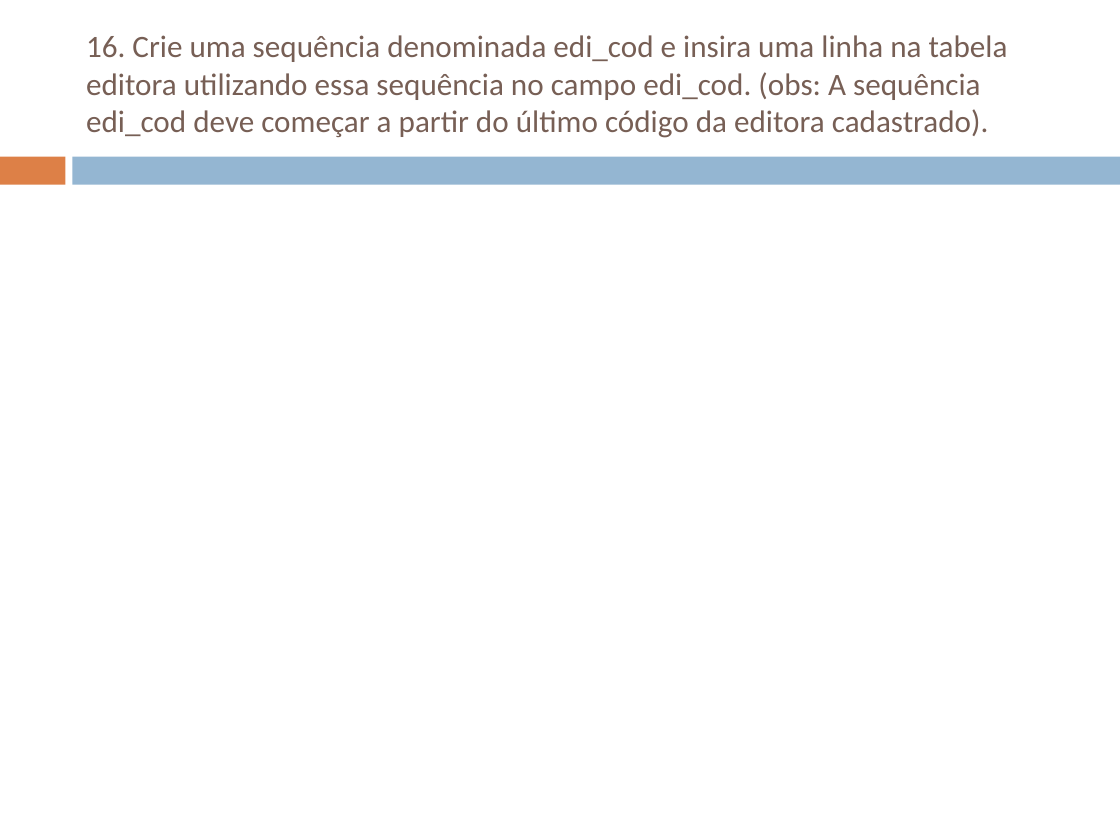
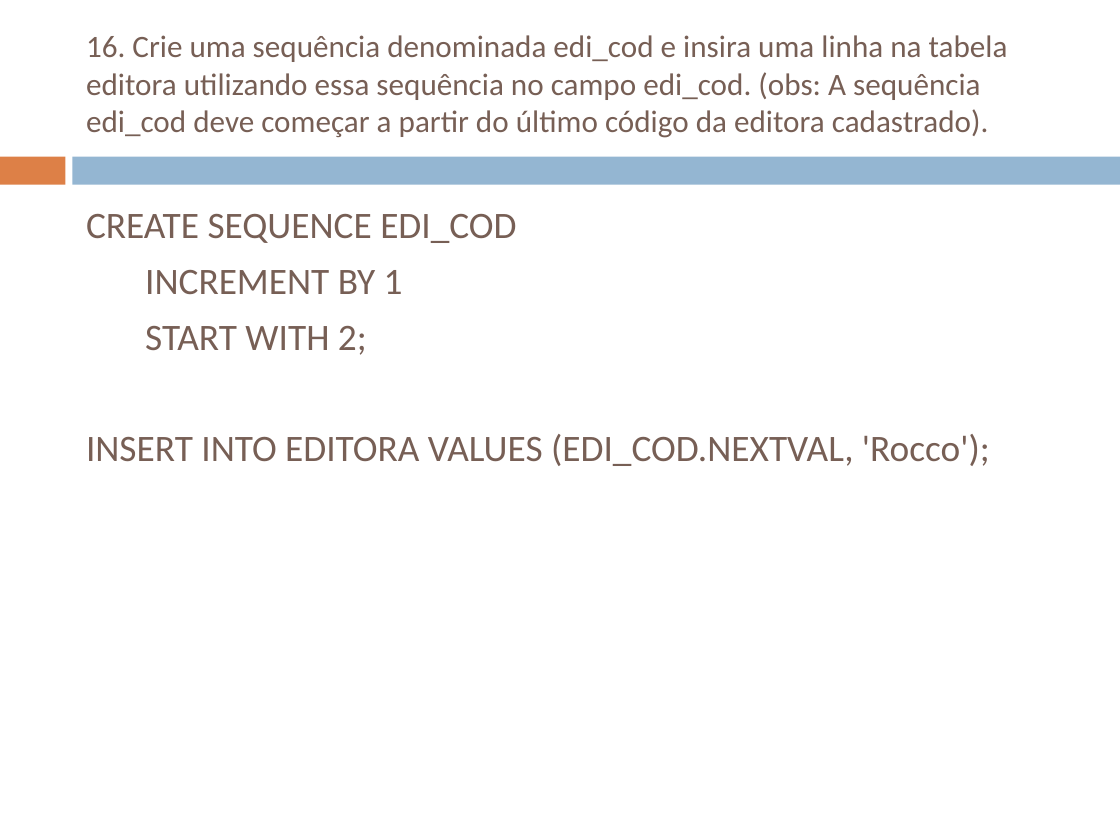
Before and after one commit to WillianRGoncalves/ProgramacaoemBancodeDados, a slide deck: slide 25 of 23-09-2016 - Prática 5 - Reposição.ppt. Drawn at 1120x840 pixels with LibreOffice and Linux fonts; fonts in the diff are those of the drawing. Boxes give left, top, right and bottom in pixels: in the first picture for what was removed or moved away, otherwise in the second. Text is boxed around its words. In the diff, an @@ line names an element or a change of style, - is before the commit and + after.

```diff
--- a/23-09-2016 - Prática 5 - Reposição.ppt
+++ b/23-09-2016 - Prática 5 - Reposição.ppt
@@ text added at <box>86,214,990,466</box>, 24 pt, text #775F55 @@
+CREATE SEQUENCE EDI_COD
+INCREMENT BY 1
+START WITH 2;
+INSERT INTO EDITORA VALUES (EDI_COD.NEXTVAL, 'Rocco');
```
Also in this commit, not shown: 1 other slide changed.
